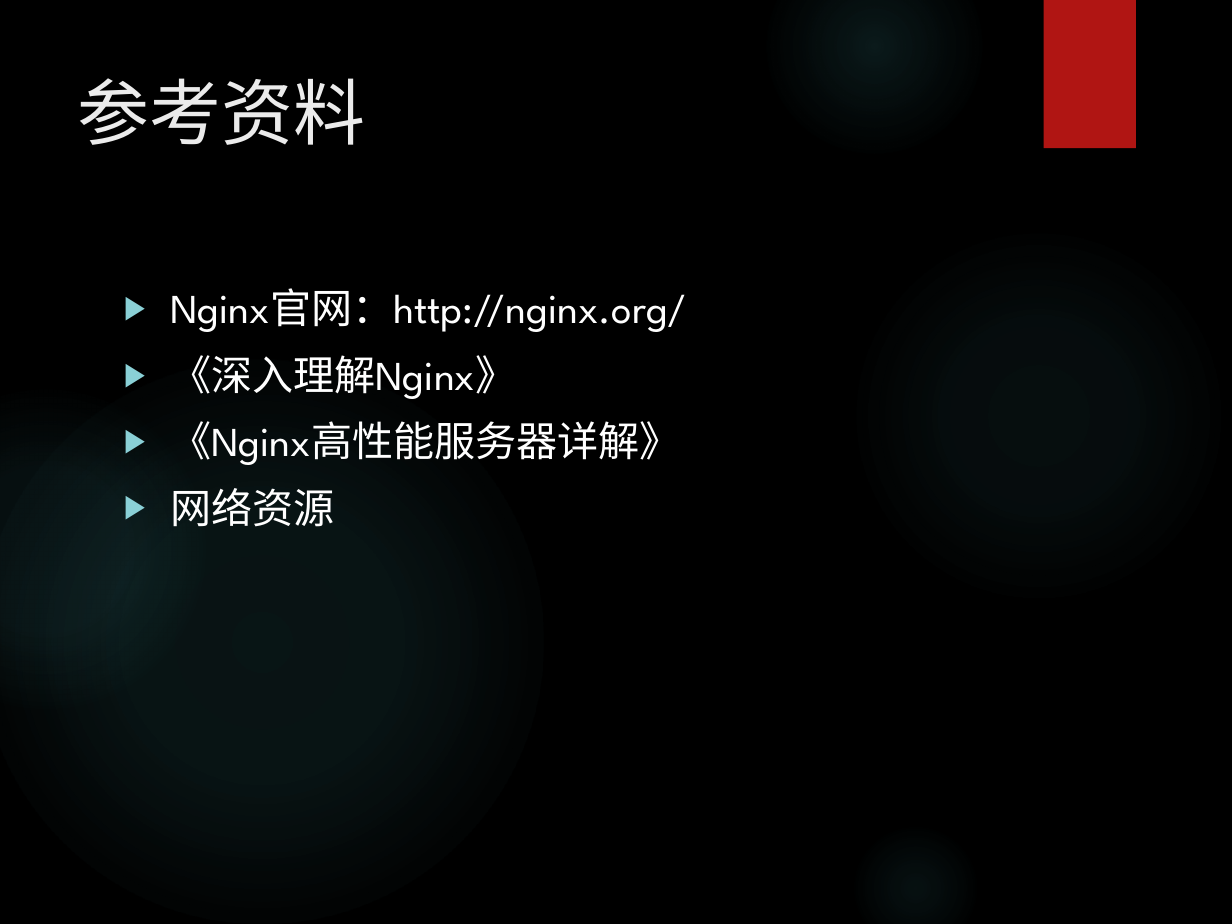
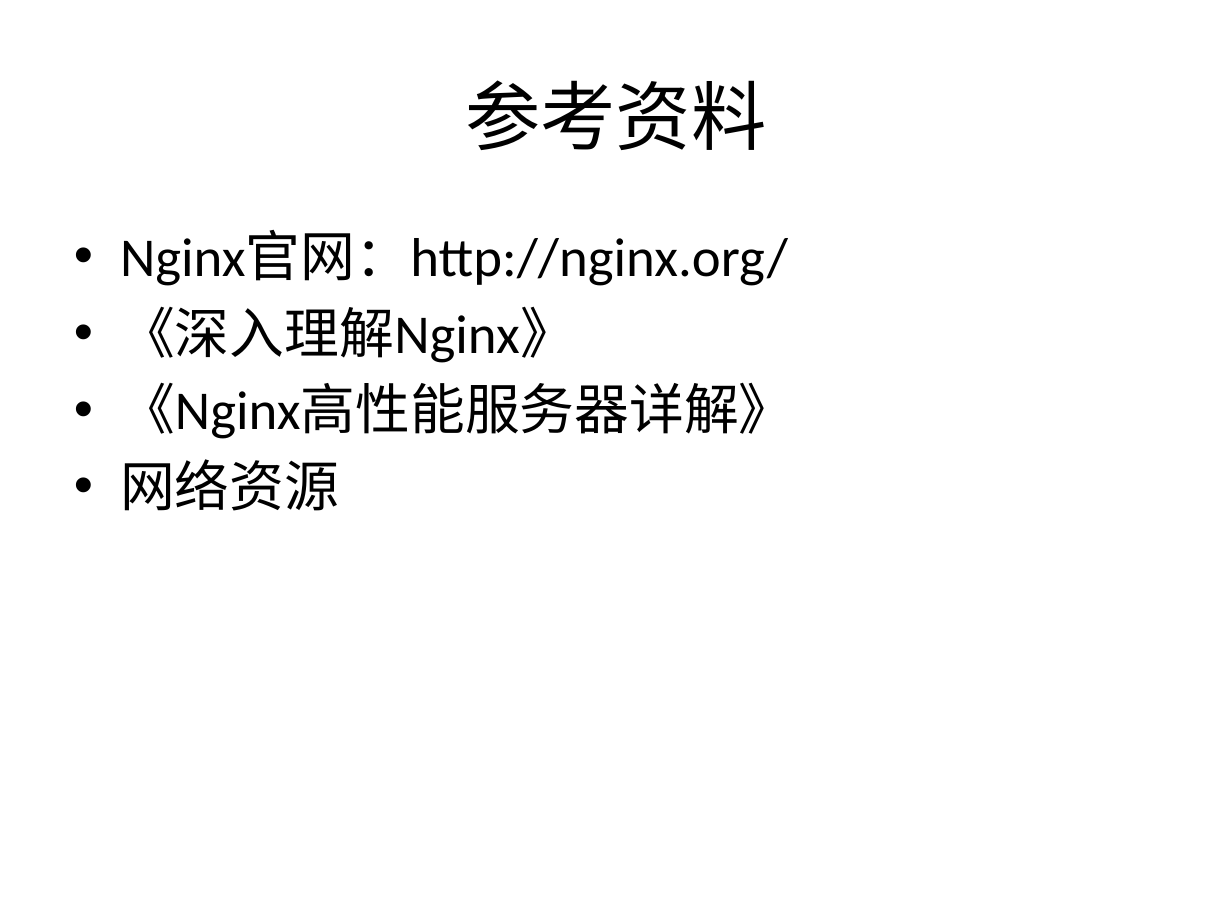
Before and after one commit to bhsei/16TeamC, a slide deck: slide 13 of 2.项目PPT/需求2.0PPT.pptx (slide 11 before the commit). Drawn at 1232x924 pixels with LibreOffice and Linux fonts; fonts in the diff are those of the drawing; background and template pictures are left out. Boxes give left, top, right and bottom in pixels: in the first picture for what was removed or moved away, otherwise in the second. Text is boxed around its words. In the diff, an @@ line names an element or a change of style, - is before the commit and + after.

```diff
--- a/2.项目PPT/需求2.0PPT.pptx
+++ b/2.项目PPT/需求2.0PPT.pptx
@@ background picture (left out) to #FFFFFF @@
@@ ellipse removed at box(766, 0, 982, 154) @@
@@ rectangle removed at box(1044, 0, 1136, 148) @@
@@ title "参考资料": place and size @@
-title "参考资料" at box(78, 78, 366, 145)
+title "参考资料" at box(465, 80, 766, 150)
@@ title "参考资料" at box(465, 80, 766, 150): size 42 to 44 pt, font League Spartan to Calibri, text colour #EBEBEB to #000000; alignment left to centre; vertical alignment top to middle @@
@@ text "Nginx官网：http://nginx.org/": place and size @@
-text "Nginx官网：http://nginx.org/" at box(170, 288, 687, 527)
+text "Nginx官网：http://nginx.org/" at box(120, 230, 794, 511)
@@ text "Nginx官网：http://nginx.org/" at box(120, 230, 794, 511): size 24 to 32 pt, font League Spartan to Calibri, text colour #FFFFFF to #000000; bullet ▶ to •; less space between paragraphs @@
@@ ellipse removed at box(849, 225, 1228, 605) @@
@@ ellipse removed at box(0, 360, 543, 924) @@
@@ ellipse removed at box(0, 391, 205, 708) @@
@@ ellipse removed at box(849, 822, 982, 924) @@
```
Also in this commit, not shown: 10 other slides changed, 2 slides added.
